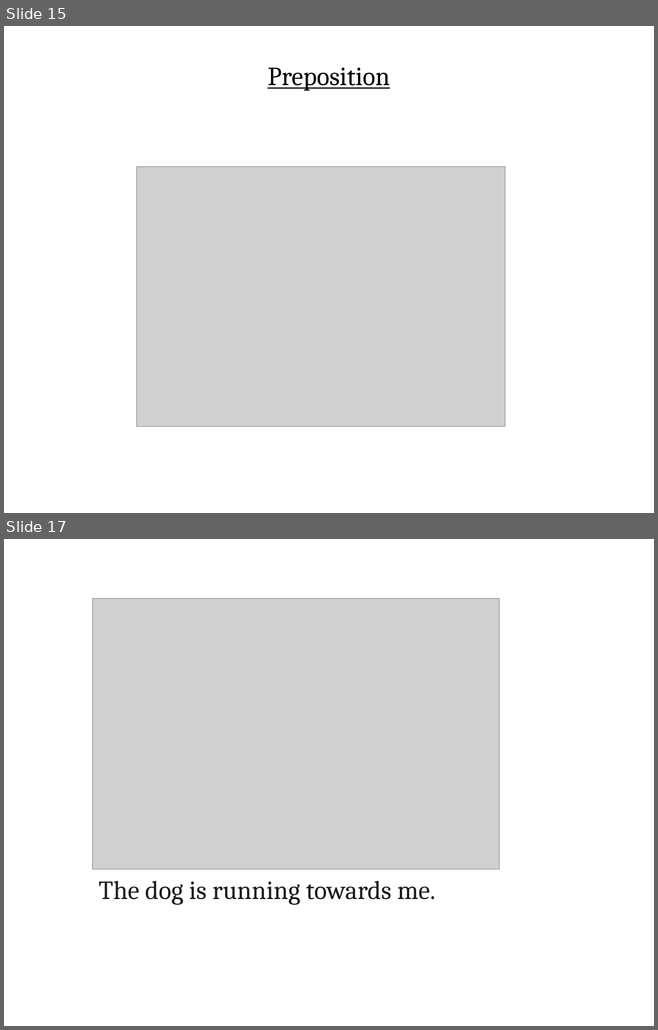
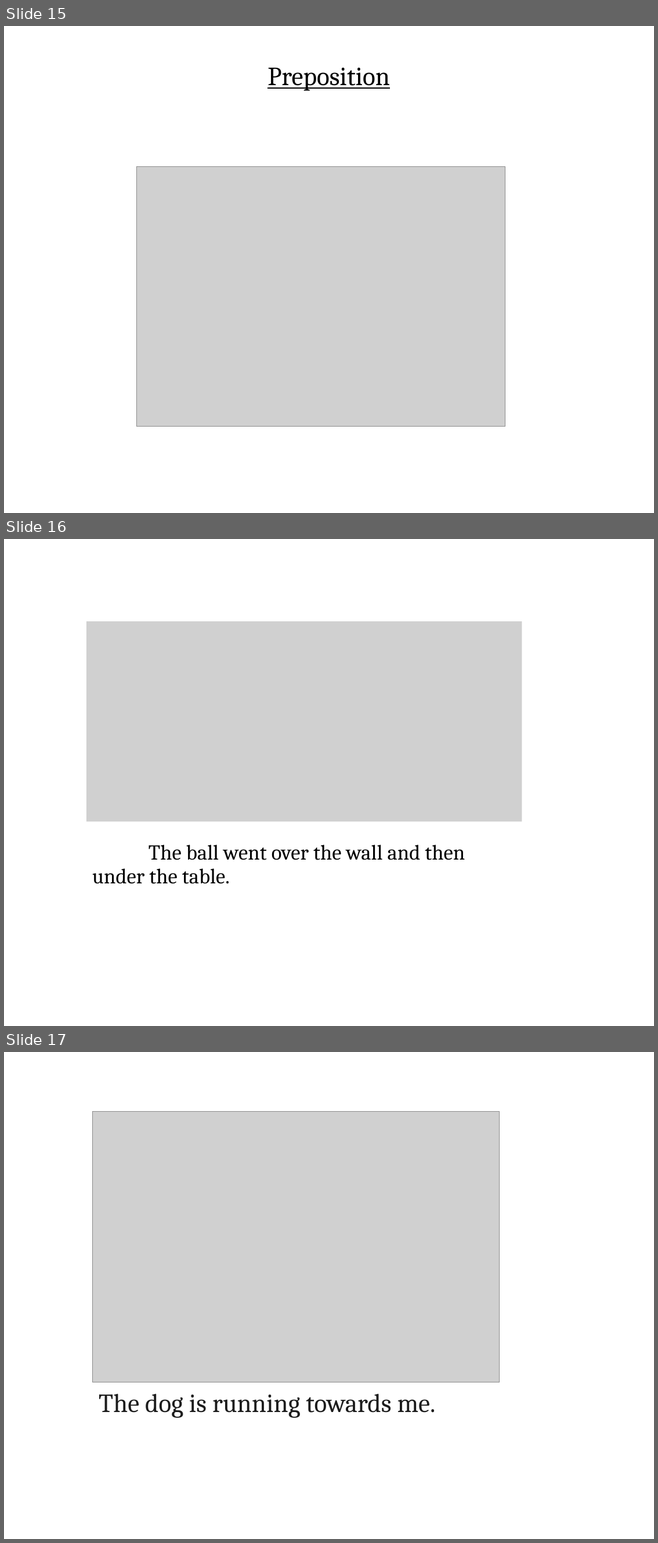
Before and after one commit to ADILp6/IBIT, a slide deck: Sunday_Tuesday_Thursday/Class_4_12February_2019/Lecture.ppt. Shown one above the other, each under a label of ours: slides 15 and 17 before the commit, slides 15, 16 and 17 after it; the slides between them are not shown. The pictures are 658x1030 and 658x1543 pixels, drawn with LibreOffice and Linux fonts; fonts in the diff are those of the drawing; grey boxes stand for pictures. Boxes give left, top, right and bottom in pixels: in the first picture for what was removed or moved away, otherwise in the second. Text is boxed around its words. In the diff, an @@ line names an element or a change of style, - is before the commit and + after.

```diff
--- a/Sunday_Tuesday_Thursday/Class_4_12February_2019/Lecture.ppt
+++ b/Sunday_Tuesday_Thursday/Class_4_12February_2019/Lecture.ppt
@@ slide 16 added at (x1=4, y1=539, x2=654, y2=1026), background #FFFFFF @@
@@ picture added at (x1=86, y1=621, x2=522, y2=822), 26 pt, text #000000 @@
+The ball went over the wall and then under the table.
```
Also in this commit, not shown: 1 slide changed, 2 other slides added, 1 slide removed, 1 other file.
